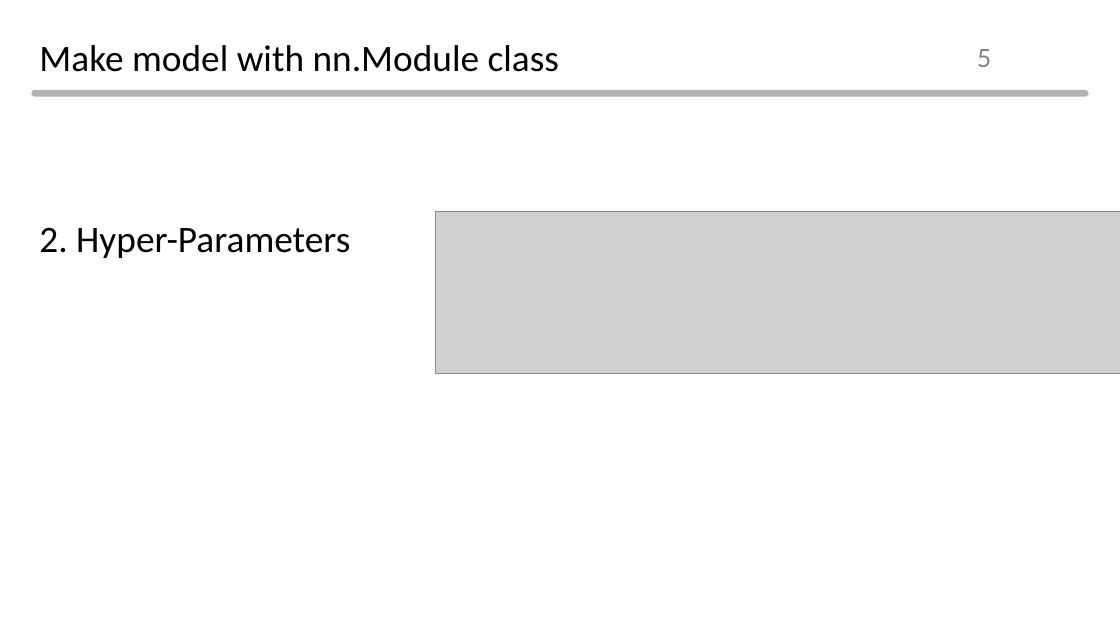
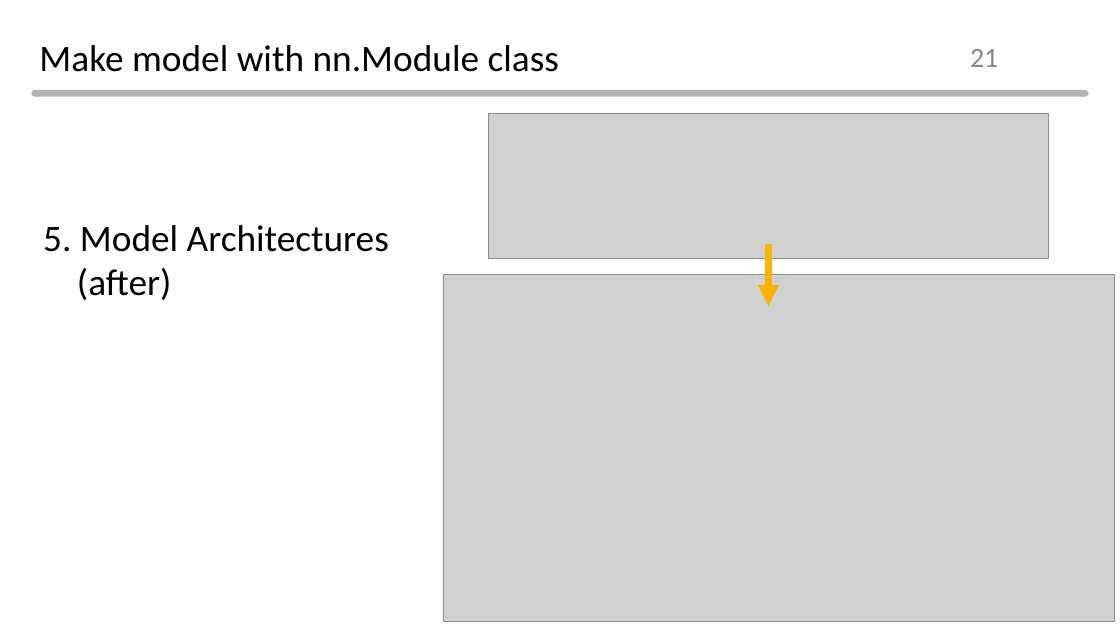
Before and after one commit to Normalist-K/aibd-2021-2, a slide deck: slide 21 of ppt/day3.pptx (slide 5 before the commit). Drawn at 1120x630 pixels with LibreOffice and Linux fonts; fonts in the diff are those of the drawing; grey boxes stand for pictures; background and template pictures are left out. Boxes give left, top, right and bottom in pixels: in the first picture for what was removed or moved away, otherwise in the second. Text is boxed around its words. In the diff, an @@ line names an element or a change of style, - is before the commit and + after.

```diff
--- a/ppt/day3.pptx
+++ b/ppt/day3.pptx
@@ page number at (x1=970, y1=49, x2=998, y2=67): text changed @@
-5
+21
@@ picture added at (x1=489, y1=113, x2=1049, y2=259) @@
@@ text at (x1=43, y1=225, x2=389, y2=300): text changed @@
-2. Hyper-Parameters
+5. Model Architectures
+(after)
@@ picture removed at (x1=436, y1=211, x2=1120, y2=374) @@
@@ arrow added from (769, 245) to (769, 306), #FAB300 6 pt @@
@@ picture added at (x1=444, y1=275, x2=1115, y2=621) @@
```
Also in this commit, not shown: 22 other slides changed, 15 slides added, 3 slides removed, 11 other files.
